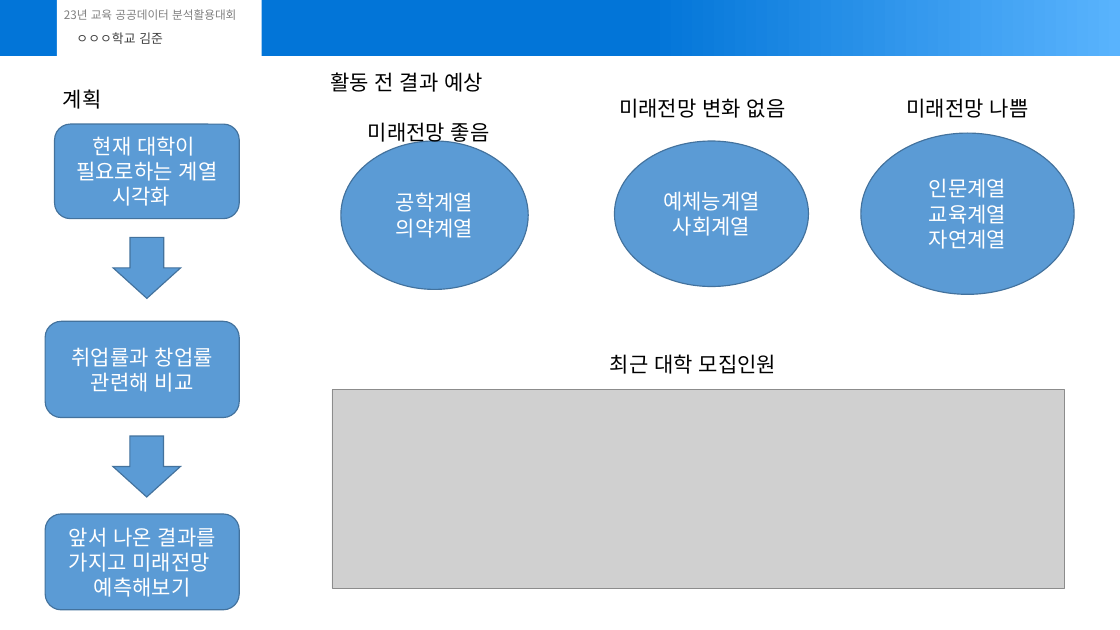
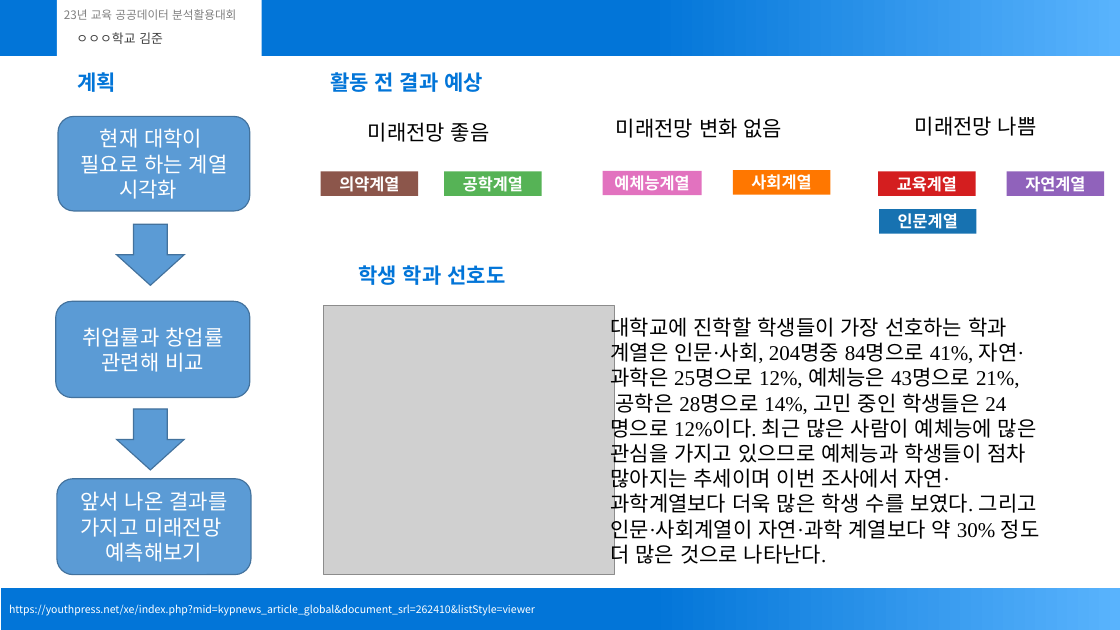
Before and after one commit to joon-11/23_dataAnalisysContestProject, a slide deck: slide 3 of submit (3).pptx. Drawn at 1120x630 pixels with LibreOffice and Linux fonts; fonts in the diff are those of the drawing; grey boxes stand for pictures. Boxes give left, top, right and bottom in pixels: in the first picture for what was removed or moved away, otherwise in the second. Text is boxed around its words. In the diff, an @@ line names an element or a change of style, - is before the commit and + after.

```diff
--- a/submit (3).pptx
+++ b/submit (3).pptx
@@ text "계획" at <box>77,72,116,92</box>: text colour #000000 to #0275D8, bold on @@
@@ text "계획": place and size @@
-text "계획" at <box>63,89,102,109</box>
+text "계획" at <box>77,72,116,92</box>
@@ text "활동 전 결과 예상" at <box>330,72,483,92</box>: text colour #000000 to #0275D8, bold on @@
@@ rounded rectangle "현재 대학이": place and size @@
-rounded rectangle "현재 대학이" at <box>55,124,239,219</box>
+rounded rectangle "현재 대학이" at <box>58,117,250,212</box>
@@ text "미래전망 변화 없음": place and size @@
-text "미래전망 변화 없음" at <box>619,98,786,118</box>
+text "미래전망 변화 없음" at <box>616,118,783,138</box>
@@ text "미래전망 나쁨": place and size @@
-text "미래전망 나쁨" at <box>907,98,1029,118</box>
+text "미래전망 나쁨" at <box>915,116,1037,136</box>
@@ ellipse removed at <box>341,141,528,290</box> @@
-공학계열
-의약계열
@@ ellipse removed at <box>615,141,809,287</box> @@
-예체능계열
-사회계열
@@ ellipse removed at <box>861,133,1075,294</box> @@
-인문계열
-교육계열
-자연계열
@@ text in rounded rectangle at <box>80,154,228,174</box>: spaces changed @@
-필요로하는 계열
+필요로 하는 계열
@@ rectangle added at <box>321,171,418,196</box>, fill #8C564B, 14 pt, text #FFFFFF, bold @@
+의약계열
@@ rectangle added at <box>444,171,542,196</box>, fill #56B356, 14 pt, text #FFFFFF, bold @@
+공학계열
@@ rectangle added at <box>602,171,702,195</box>, fill #E272BF, 14 pt, text #FFFFFF, bold @@
+예체능계열
@@ rectangle added at <box>733,171,830,195</box>, fill #FF7700, 14 pt, text #FFFFFF, bold @@
+사회계열
@@ rectangle added at <box>879,171,976,196</box>, fill #D41E1F, 14 pt, text #FFFFFF, bold @@
+교육계열
@@ rectangle added at <box>1007,171,1104,196</box>, fill #9062BB, 14 pt, text #FFFFFF, bold @@
+자연계열
@@ rectangle added at <box>879,209,976,234</box>, fill #1772B1, 14 pt, text #FFFFFF, bold @@
+인문계열
@@ down arrow: place and size @@
-down arrow at <box>113,238,181,299</box>
+down arrow at <box>117,224,184,286</box>
@@ text added at <box>358,265,505,285</box>, 18 pt, text #0275D8, bold @@
+학생 학과 선호도
@@ rounded rectangle "취업률과 창업률": place and size @@
-rounded rectangle "취업률과 창업률" at <box>45,322,239,418</box>
+rounded rectangle "취업률과 창업률" at <box>55,302,250,398</box>
@@ picture added at <box>323,305,614,575</box> @@
@@ text added at <box>610,314,1040,567</box>, 18 pt, text #000000 @@
+대학교에 진학할 학생들이 가장 선호하는 학과 계열은 인문·사회, 204명중 84명으로 41%, 자연·과학은 25명으로 12%, 예체능은 43명으로 21%, 공학은 28명으로 14%, 고민 중인 학생들은 24명으로 12%이다. 최근 많은 사람이 예체능에 많은 관심을 가지고 있으므로 예체능과 학생들이 점차 많아지는 추세이며 이번 조사에서 자연·과학계열보다 더욱 많은 학생 수를 보였다. 그리고 인문·사회계열이 자연·과학 계열보다 약 30% 정도 더 많은 것으로 나타난다.
@@ text removed at <box>610,354,776,374</box> @@
-최근 대학 모집인원
@@ down arrow: place and size @@
-down arrow at <box>113,436,181,497</box>
+down arrow at <box>117,409,184,471</box>
@@ picture removed at <box>332,390,1065,588</box> @@
@@ rounded rectangle "앞서 나온 결과를": place and size @@
-rounded rectangle "앞서 나온 결과를" at <box>45,514,239,610</box>
+rounded rectangle "앞서 나온 결과를" at <box>57,479,251,575</box>
@@ rectangle added at <box>1,588,1120,630</box>, fill gradient #0275D8 to #59B3FD, 9 pt, text #FFFFFF @@
+https://youthpress.net/xe/index.php?mid=kypnews_article_global&document_srl=262410&listStyle=viewer
```
Also in this commit, not shown: 2 other slides changed, 1 slide added.
